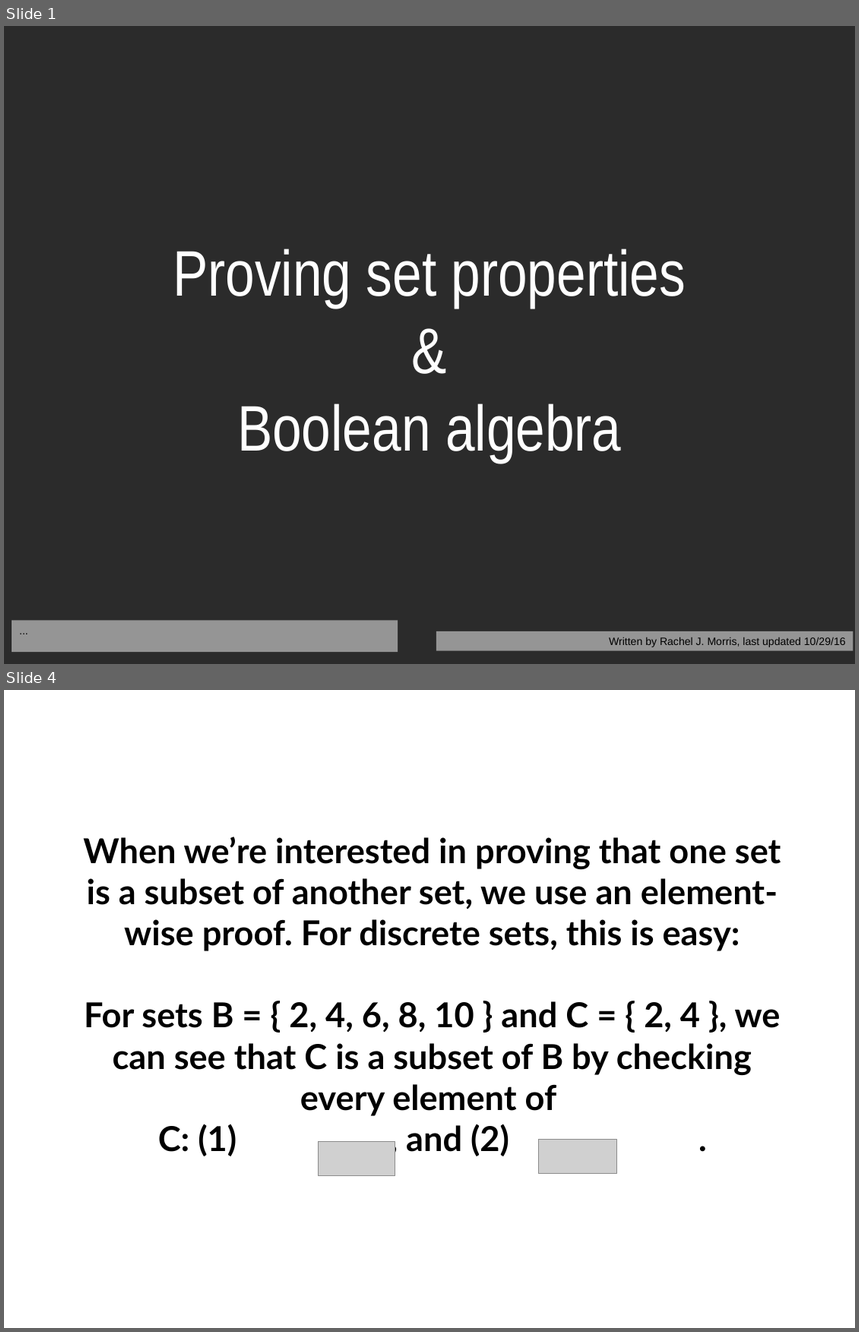
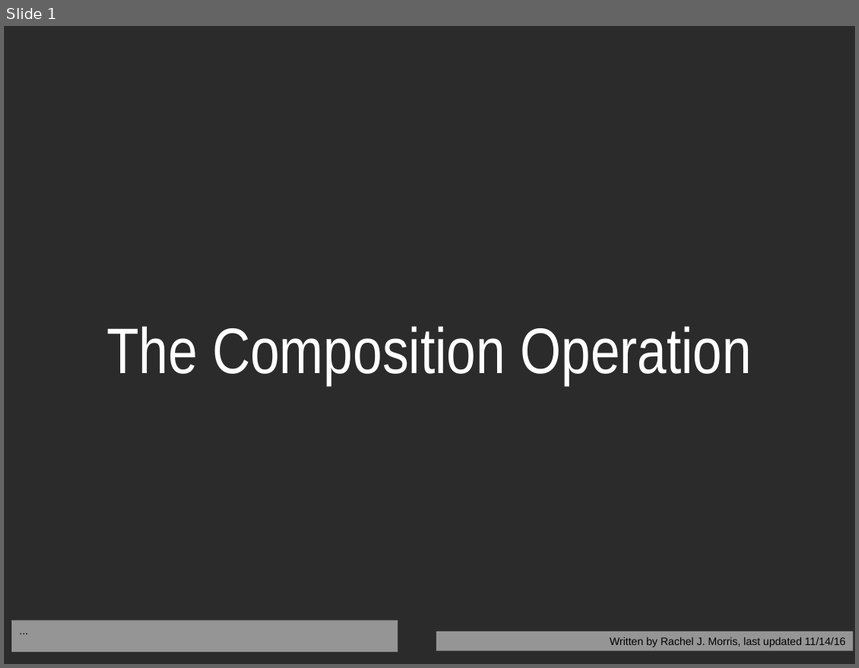
Before and after one commit to nguyenchithien/CS210-Discrete-Structures, a slide deck: Lectures/Lecture Slides 4.2.odp. Shown one above the other, each under a label of ours: slides 1 and 4 before the commit, slide 1 after it; the slides between them are not shown. The pictures are 859x1332 and 859x668 pixels, drawn with LibreOffice and Linux fonts; fonts in the diff are those of the drawing; grey boxes stand for pictures; background and template pictures are left out; a plain dark background stands for a picture behind light text. Boxes give left, top, right and bottom in pixels: in the first picture for what was removed or moved away, otherwise in the second. Text is boxed around its words. In the diff, an @@ line names an element or a change of style, - is before the commit and + after.

```diff
--- a/Lectures/Lecture Slides 4.2.odp
+++ b/Lectures/Lecture Slides 4.2.odp
@@ slide 4 removed at [4,690,855,1328], background picture (left out) @@
@@ text removed at [83,837,781,1157] @@
-When we’re interested in proving that one set is a subset of another set, we use an element-wise proof. For discrete sets, this is easy:
-For sets B = { 2, 4, 6, 8, 10 } and C = { 2, 4 }, we can see that C is a subset of B by checking every element of
-C: (1) , and (2) .
@@ title removed at [124,878,778,946] @@
-Element-wise Proofs
@@ picture removed at [319,1142,395,1176] @@
@@ picture removed at [538,1140,617,1173] @@
@@ slide 1 changed as well @@
@@ title at [107,326,752,385]: text changed @@
-Proving set properties
-&
-Boolean algebra
+The Composition Operation
@@ text in rectangle at [610,638,846,648]: text changed @@
-Written by Rachel J. Morris, last updated 10/29/16
+Written by Rachel J. Morris, last updated 11/14/16
```
Also in this commit, not shown: 11 slides added, 25 other slides removed, 3 other files.
